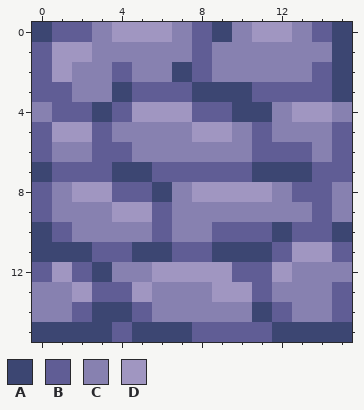
A pixel-art sprite gets an edit: Assets/Tiles/Square.png. Above, as it was before the edit.
The file is 16x16 pixels.
Palette (. is transparent): A #3c4672  B #605d95  C #8781b0  D #a096c1
Pixels before, first column x 0:
 0 ABBCDDDCBACDDCBA
 1 BDDCCCCCBCCCCCCA
 2 BDCCBCCABCCCCCBA
 3 BBCCABBBAAABBBBA
 4 CBBABDDDBBAACDDC
 5 BDDBCCCCDDCBCCCB
 6 BCCBBCCCCCCBBBCB
 7 ABBBAABBBBBAAABB
 8 BCDDBBACDDDDCBBC
 9 BCCCDDBCCCCCCCBC
10 ABCCCCBCCBBBABBA
11 AAABBAABBAAABDDB
12 BDBACCDDDDBBDCCC
13 CCDBBDCCCDDBCCCB
14 CCBAABCCCCCABCCB
15 AAAABAAABBBBAAAA
Now the later version:
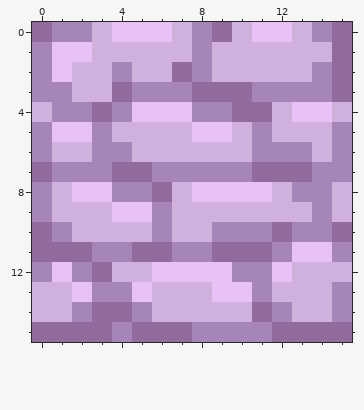
The edit:
Colour A changes from #3c4672 to #916b9e.
Colour B changes from #605d95 to #a685b9.
Colour C changes from #8781b0 to #d0b0dc.
Colour D changes from #a096c1 to #e8c2f6.
